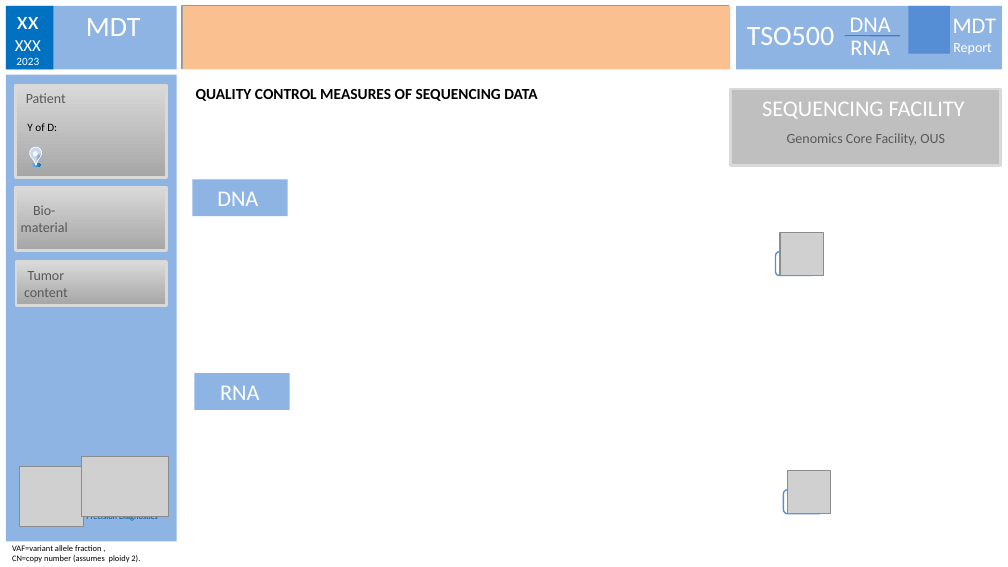
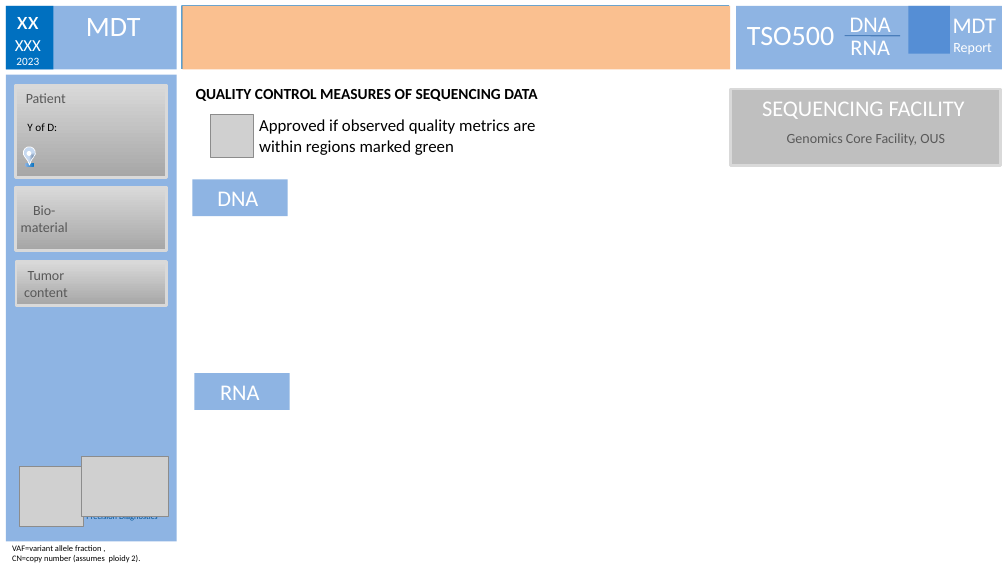
Before and after one commit to hbesfb/PRONTO, a slide deck: slide 5 of In/Template/InPreD_MTB_template.pptx. Drawn at 1008x567 pixels with LibreOffice and Linux fonts; fonts in the diff are those of the drawing; grey boxes stand for pictures. Boxes give left, top, right and bottom in pixels: in the first picture for what was removed or moved away, otherwise in the second. Text is boxed around its words. In the diff, an @@ line names an element or a change of style, - is before the commit and + after.

```diff
--- a/In/Template/InPreD_MTB_template.pptx
+++ b/In/Template/InPreD_MTB_template.pptx
@@ picture: place and size @@
-picture at [788,471,832,514]
+picture at [211,115,254,158]
@@ text added at [259,119,535,155], 12 pt, text #000000 @@
+Approved if observed quality metrics are within regions marked green
@@ 2 ellipses, 1 teardrop: place and size @@
-2 ellipses, 1 teardrop at [27,145,44,167]
+2 ellipses, 1 teardrop at [21,145,38,166]
@@ picture removed at [780,233,824,276] @@
@@ rounded rectangle removed at [775,252,814,276] @@
@@ rounded rectangle removed at [783,490,823,514] @@
```
Also in this commit, not shown: 6 other slides changed.
